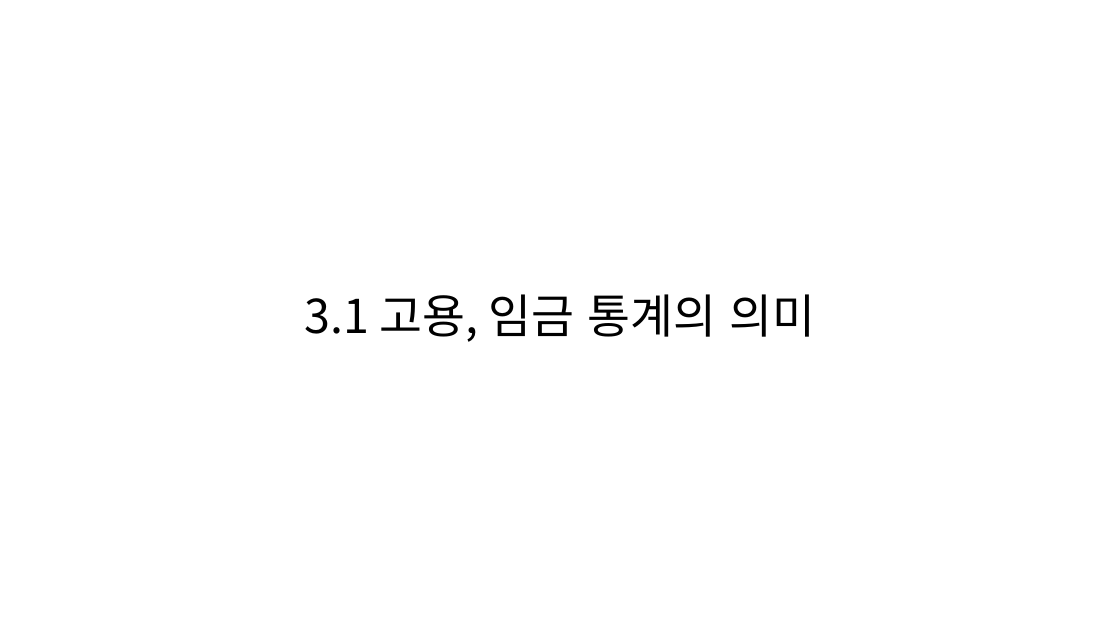
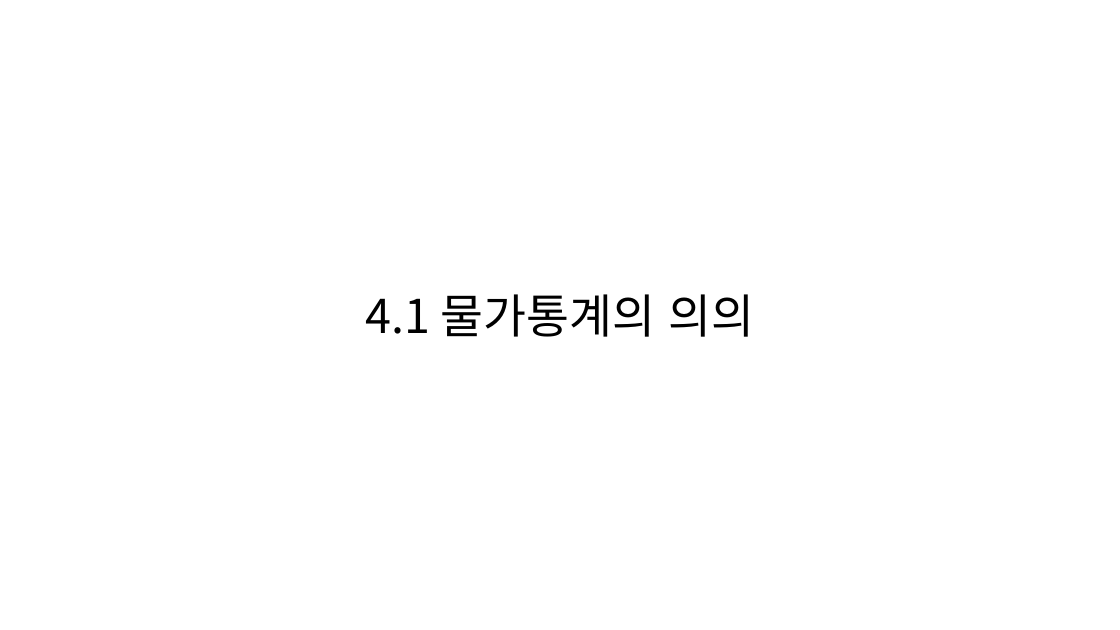
Before and after one commit to KNOU-STUDY/KNOU-UNDERSTANDING-NATIONAL-STATISTICS, a slide deck: slide 3 of previous_question/4장-물가통계.pptx. Drawn at 1120x630 pixels with LibreOffice and Linux fonts; fonts in the diff are those of the drawing. Boxes give left, top, right and bottom in pixels: in the first picture for what was removed or moved away, otherwise in the second. Text is boxed around its words. In the diff, an @@ line names an element or a change of style, - is before the commit and + after.

Commit message:
refactor: change chapter4

```diff
--- a/previous_question/4장-물가통계.pptx
+++ b/previous_question/4장-물가통계.pptx
@@ text at bbox=[366, 294, 754, 337]: text changed @@
-3.1 고용, 임금 통계의 의미
+4.1 물가통계의 의의
```
